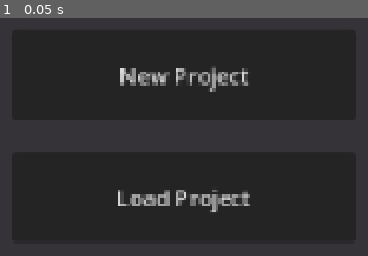
Above: before the commit, frame 1.
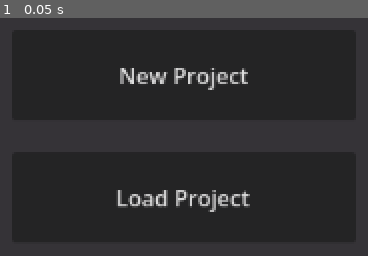
Above: after the commit, the same moment.

Repository: ToadSaidHi/Thwomp-Sprite-Editor
Game: Godot game, scene res://MainMenu.tscn
Two runs of this game, one before a commit and one after it. Both use one fixed random seed, a clock stepped at 60 frames per second and the inputs below. The project has no main scene, so this scene is started directly.
Inputs:
- Up to frame 1 (0.05 s): no input

The runs differ from the first frame. In frame 1, 2.6% of the frame differs, in the area x 32-68%, y 20-82%.

Commit message:
Main editor ui

Diff:
--- /dev/null
+++ b/Editor/Editor.tscn
@@ -0,0 +1,94 @@
+[gd_scene format=3 uid="uid://bg5oy80kopa2g"]
+
+[ext_resource type="Script" uid="uid://ddewx2bkyj58r" path="res://Editor/editor.gd" id="1_rh0xm"]
+[ext_resource type="Script" uid="uid://r5du4vthdi1o" path="res://Objects/Sprite.gd" id="2_ue5br"]
+[ext_resource type="Resource" uid="uid://b1w8crfn6aa4" path="res://Objects/Sprites/TestSprite.tres" id="3_uuq6v"]
+[ext_resource type="PackedScene" uid="uid://bse0p2swux856" path="res://Editor/SpriteTile.tscn" id="4_uuq6v"]
+
+[sub_resource type="Resource" id="Resource_rh0xm"]
+script = ExtResource("2_ue5br")
+Name = "Captain Toad"
+Order = 1
+metadata/_custom_type_script = "uid://r5du4vthdi1o"
+
+[sub_resource type="Resource" id="Resource_mauyw"]
+script = ExtResource("2_ue5br")
+Name = "Evil Chef"
+Order = 2
+metadata/_custom_type_script = "uid://r5du4vthdi1o"
+
+[sub_resource type="Resource" id="Resource_uuq6v"]
+script = ExtResource("2_ue5br")
+Name = "That 1 Sprite"
+Order = 3
+metadata/_custom_type_script = "uid://r5du4vthdi1o"
+
+[sub_resource type="Resource" id="Resource_q4kyq"]
+script = ExtResource("2_ue5br")
+Name = "Black Hole"
+Order = 4
+metadata/_custom_type_script = "uid://r5du4vthdi1o"
+
+[sub_resource type="Resource" id="Resource_lsqqn"]
+script = ExtResource("2_ue5br")
+Name = "Cat Suit"
+Order = 5
+metadata/_custom_type_script = "uid://r5du4vthdi1o"
+
+[sub_resource type="Resource" id="Resource_8ntjk"]
+script = ExtResource("2_ue5br")
+Name = "Cappy Controller"
+Order = 6
+metadata/_custom_type_script = "uid://r5du4vthdi1o"
+
+[sub_resource type="Resource" id="Resource_mpd7s"]
+script = ExtResource("2_ue5br")
+Name = "Minigame Loader"
+Order = 7
+metadata/_custom_type_script = "uid://r5du4vthdi1o"
+
+[sub_resource type="Resource" id="Resource_ef05v"]
+script = ExtResource("2_ue5br")
+Name = "Puppet Master"
+Order = 8
+metadata/_custom_type_script = "uid://r5du4vthdi1o"
+
+[sub_resource type="Resource" id="Resource_fk0vg"]
+script = ExtResource("2_ue5br")
+Name = "Talking Flower"
+Order = 9
+metadata/_custom_type_script = "uid://r5du4vthdi1o"
+
+[sub_resource type="Resource" id="Resource_8oxxl"]
+script = ExtResource("2_ue5br")
+Name = "Good Chef"
+Order = 10
+metadata/_custom_type_script = "uid://r5du4vthdi1o"
+
+[node name="Editor" type="Node2D" unique_id=1944090959]
+script = ExtResource("1_rh0xm")
+testSpriteArray = Array[ExtResource("2_ue5br")]([ExtResource("3_uuq6v"), SubResource("Resource_rh0xm"), SubResource("Resource_mauyw"), SubResource("Resource_uuq6v"), SubResource("Resource_q4kyq"), SubResource("Resource_lsqqn"), SubResource("Resource_8ntjk"), SubResource("Resource_mpd7s"), SubResource("Resource_ef05v"), SubResource("Resource_fk0vg"), SubResource("Resource_8oxxl")])
+
+[node name="ColorRect" type="ColorRect" parent="." unique_id=1063770791]
+offset_left = -586.0
+offset_top = -271.0
+offset_right = -546.0
+offset_bottom = -231.0
+scale = Vector2(6.400001, 15.52)
+color = Color(0.94509804, 0.8745098, 0.75686276, 1)
+
+[node name="SpriteTiles" type="Node2D" parent="." unique_id=908172470]
+position = Vector2(-300, -266)
+
+[node name="SpriteTile" parent="SpriteTiles" unique_id=1911849603 instance=ExtResource("4_uuq6v")]
+visible = false
+
+[node name="Toolbar" type="ColorRect" parent="." unique_id=2096452552]
+offset_left = -577.0
+offset_top = -351.0
+offset_right = -537.0
+offset_bottom = -311.0
+scale = Vector2(29.04, 1.4799988)
+color = Color(0.90588236, 0.827451, 0.53333336, 1)
+
+[node name="Camera2D" type="Camera2D" parent="." unique_id=1928046784]
--- /dev/null
+++ b/Editor/SpriteTile.tscn
@@ -0,0 +1,15 @@
+[gd_scene format=3 uid="uid://bse0p2swux856"]
+
+[ext_resource type="Script" uid="uid://cv7235f8so238" path="res://Editor/sprite_tile.gd" id="1_hh412"]
+[ext_resource type="Theme" uid="uid://cplk57enbq5ui" path="res://Objects/Themes/MainTheme.tres" id="2_swvny"]
+
+[node name="SpriteTile" type="Node2D" unique_id=1911849603]
+scale = Vector2(0.8, 0.8)
+script = ExtResource("1_hh412")
+
+[node name="Button" type="Button" parent="." unique_id=691674526]
+offset_right = 750.0
+offset_bottom = 75.0
+theme = ExtResource("2_swvny")
+theme_override_font_sizes/font_size = 65
+text = "Sprite Name"
--- /dev/null
+++ b/Editor/editor.gd
@@ -0,0 +1,27 @@
+extends Node2D
+
+@export var testSpriteArray : Array[CustomSprite]
+
+func _ready() -> void:
+	Globals.allSprites = testSpriteArray
+	loadSpriteTiles()
+
+
+func _process(delta: float) -> void:
+	if Input.is_action_just_pressed("scroll up") and $SpriteTiles.position.y < -266:
+		$SpriteTiles.position.y += 15
+	elif Input.is_action_just_pressed("Scroll Down") :
+		$SpriteTiles.position.y -= 15
+
+func loadSpriteTiles():
+	var st = $SpriteTiles
+	var TileFile : PackedScene = load("res://Editor/SpriteTile.tscn")
+	var stTile = TileFile.instantiate()
+	var yOffset = 0;
+	for sprite in Globals.allSprites:
+		var newTile : Node2D = stTile.duplicate()
+		st.add_child(newTile)
+		newTile.position.y += yOffset
+		newTile.CS = sprite
+		newTile.setup()
+		yOffset += 75
--- /dev/null
+++ b/Editor/sprite_tile.gd
@@ -0,0 +1,9 @@
+extends Node2D
+
+@export var CS : CustomSprite
+
+func _ready() -> void:
+	pass
+
+func setup():
+	$Button.text = CS.Name + " - " + str(CS.Order + 484)
--- a/Globals.gd
+++ b/Globals.gd
@@ -1,6 +1,10 @@
 extends Node
 
 var currentProject : Project
+
+var allSprites : Array[CustomSprite]
+
+
 
 func getKamekFolder() -> String:
 	return currentProject.Path + "/files/Kamek"
--- a/project.godot
+++ b/project.godot
@@ -20,15 +20,30 @@
 
 [display]
 
-window/stretch/mode="canvas_items"
+window/size/mode=2
+window/stretch/mode="viewport"
 window/stretch/aspect="expand"
 
 [file_customization]
 
 folder_colors={
 "res://Assets/": "red",
+"res://Editor/": "purple",
 "res://Objects/": "teal",
 "res://Project Manipulation/": "yellow"
+}
+
+[input]
+
+"scroll up"={
+"deadzone": 0.2,
+"events": [Object(InputEventMouseButton,"resource_local_to_scene":false,"resource_name":"","device":-1,"window_id":0,"alt_pressed":false,"shift_pressed":false,"ctrl_pressed":false,"meta_pressed":false,"button_mask":8,"position":Vector2(369, 24),"global_position":Vector2(388, 120),"factor":0.75,"button_index":4,"canceled":false,"pressed":true,"double_click":false,"script":null)
+]
+}
+"Scroll Down"={
+"deadzone": 0.2,
+"events": [Object(InputEventMouseButton,"resource_local_to_scene":false,"resource_name":"","device":-1,"window_id":0,"alt_pressed":false,"shift_pressed":false,"ctrl_pressed":false,"meta_pressed":false,"button_mask":16,"position":Vector2(645, 18),"global_position":Vector2(664, 114),"factor":0.675,"button_index":5,"canceled":false,"pressed":true,"double_click":false,"script":null)
+]
 }
 
 [physics]
Not shown, added: Editor/editor.gd.uid
Not shown, added: Editor/sprite_tile.gd.uid
